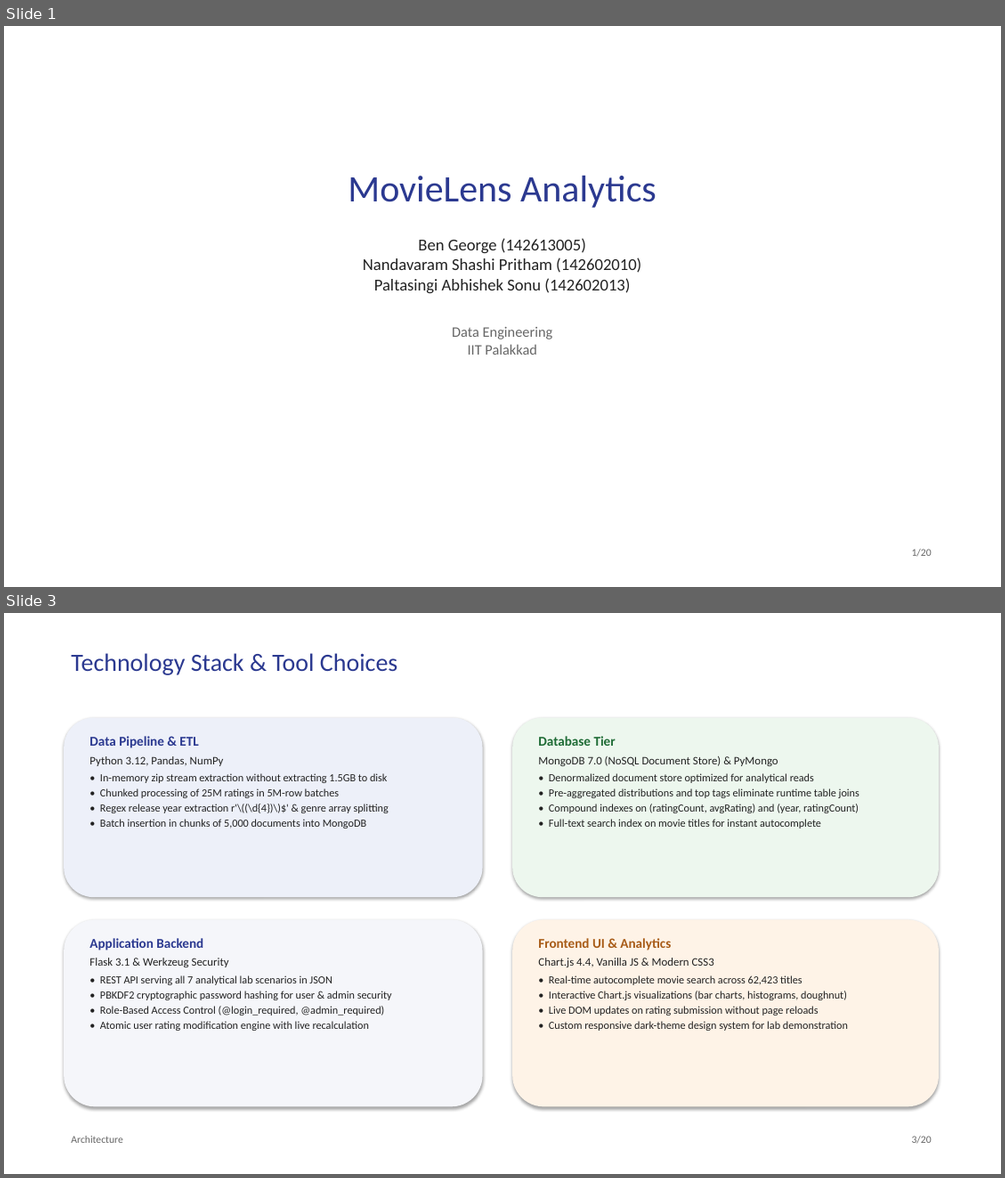
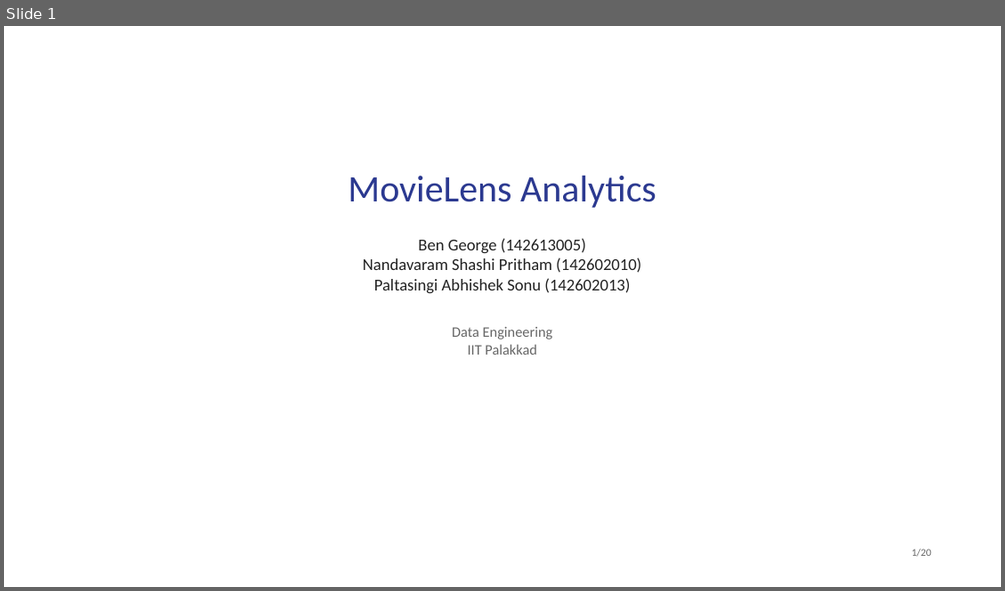
Before and after one commit to prithamnandavaram/movielens-data-engineering, a slide deck: presentation/MovieLens_Analytics_Presentation.pptx. Shown one above the other, each under a label of ours: slides 1 and 3 before the commit, slide 1 after it; the slides between them are not shown. The pictures are 1005x1178 and 1005x591 pixels, drawn with LibreOffice and Linux fonts; fonts in the diff are those of the drawing. Boxes give left, top, right and bottom in pixels: in the first picture for what was removed or moved away, otherwise in the second. Text is boxed around its words. In the diff, an @@ line names an element or a change of style, - is before the commit and + after.

Commit message:
docs(presentation): update deck structure, tech stack one-liners, tree architecture, and question sequence

```diff
--- a/presentation/MovieLens_Analytics_Presentation.pptx
+++ b/presentation/MovieLens_Analytics_Presentation.pptx
@@ slide 3 removed at [4,613,1001,1174], background #FFFFFF @@
@@ text removed at [71,653,398,675] @@
-Technology Stack & Tool Choices
@@ rounded rectangle removed at [64,718,483,897] @@
@@ rounded rectangle removed at [512,718,938,897] @@
@@ text removed at [89,736,388,828] @@
-Data Pipeline & ETL
-Python 3.12, Pandas, NumPy
-• In-memory zip stream extraction without extracting 1.5GB to disk
-• Chunked processing of 25M ratings in 5M-row batches
-• Regex release year extraction r'\((\d{4})\)$' & genre array splitting
-• Batch insertion in chunks of 5,000 documents into MongoDB
@@ text removed at [538,736,859,828] @@
-Database Tier
-MongoDB 7.0 (NoSQL Document Store) & PyMongo
-• Denormalized document store optimized for analytical reads
-• Pre-aggregated distributions and top tags eliminate runtime table joins
-• Compound indexes on (ratingCount, avgRating) and (year, ratingCount)
-• Full-text search index on movie titles for instant autocomplete
@@ rounded rectangle removed at [64,919,483,1107] @@
@@ rounded rectangle removed at [512,919,938,1107] @@
@@ text removed at [89,938,392,1030] @@
-Application Backend
-Flask 3.1 & Werkzeug Security
-• REST API serving all 7 analytical lab scenarios in JSON
-• PBKDF2 cryptographic password hashing for user & admin security
-• Role-Based Access Control (@login_required, @admin_required)
-• Atomic user rating modification engine with live recalculation
@@ text removed at [538,938,848,1030] @@
-Frontend UI & Analytics
-Chart.js 4.4, Vanilla JS & Modern CSS3
-• Real-time autocomplete movie search across 62,423 titles
-• Interactive Chart.js visualizations (bar charts, histograms, doughnut)
-• Live DOM updates on rating submission without page reloads
-• Custom responsive dark-theme design system for lab demonstration
@@ text removed at [71,1135,122,1143] @@
-Architecture
@@ text removed at [912,1135,931,1143] @@
-3/20
```
Also in this commit, not shown: 13 slides changed, 6 slides added, 5 other slides removed, 1 other file.
